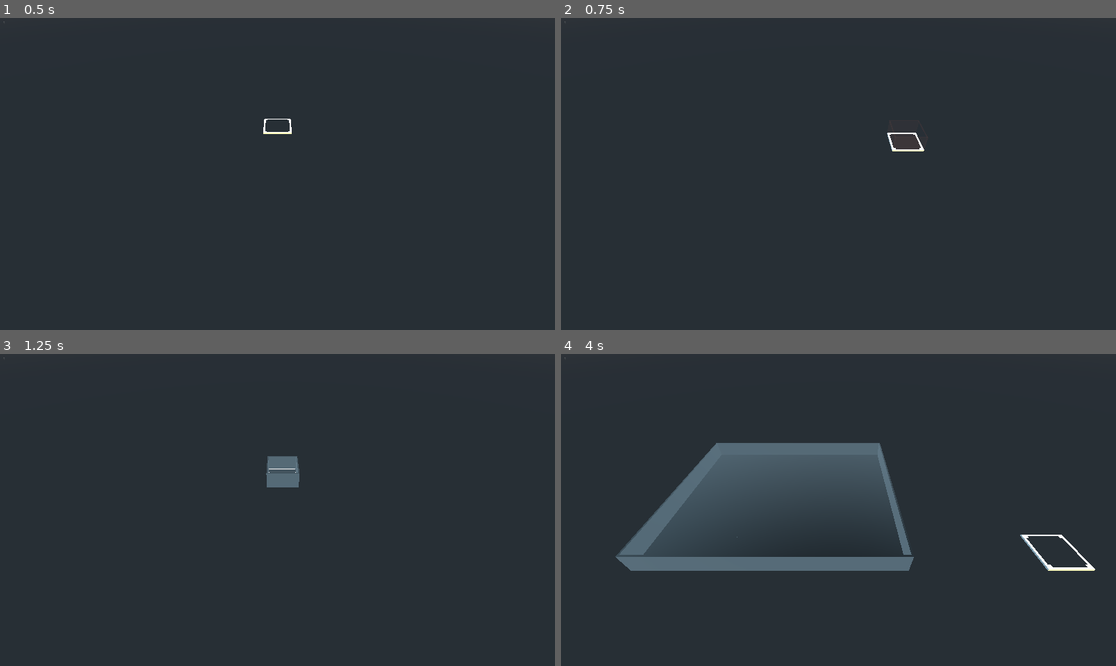
Above: before the commit, frames 1-4 (two rows, left to right).
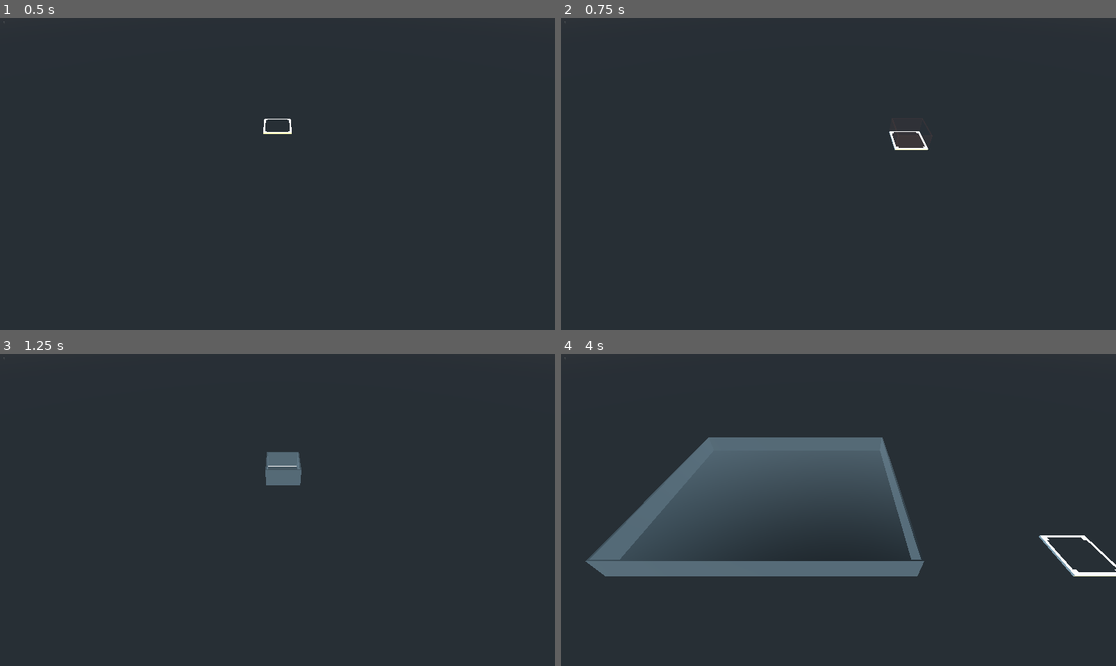
Above: after the commit, the same moments.

Repository: newnoiseworks/TowerStory
Game: Godot game, scene res://Scenes/building/building.tscn
Two runs of this game, one before a commit and one after it. Both use one fixed random seed, a clock stepped at 60 frames per second and the inputs below.
Inputs (mouse positions are in pixels of both pictures, inside the frame that each line leads up to):
- Up to frame 1 (0.5 s): no input
- Up to frame 2 (0.75 s): tap Enter at 0.5 s; move the mouse to (960, 158) at 0.52 s; hold D (move_right) from 0.53 s (still down); tap Mouse wheel up (zoom_in, bound only after the commit) at 0.6 s; click (960, 158) at 0.67 s
- Up to frame 3 (1.25 s): keep holding D (move_right); tap Mouse wheel down (zoom_out, bound only after the commit) at 0.8 s
- Up to frame 4 (4 s): release D (move_right) at 1.25 s; drag from (727, 525) to (810, 572) at 1.27 s; move the mouse to (894, 441) at 2.02 s; press the mouse at (894, 441) at 2.03 s; hold D (move_right) 2.03-2.75 s; tap Mouse wheel down (zoom_out, bound only after the commit) at 2.3, 3.8 s; release the mouse at (894, 441) at 2.75 s; drag from (810, 572) to (672, 463) at 2.77 s; move the mouse to (1005, 556) at 3.52 s; hold A (move_left) from 3.53 s (still down); tap Mouse wheel up (zoom_in, bound only after the commit) at 3.6 s; click (1005, 556) at 3.67 s

Frame 1 is identical in both runs. In frame 2, 0.2% of the frame differs, in the area x 58-67%, y 36-43%; in frame 3, 0.2%; in frame 4, 5.8%, in the area x 4-100%, y 26-72%.

Commit message:
adds zoom in / zoom out on camera

Diff:
--- a/Scenes/camera_gimbal/camera_gimbal.gd
+++ b/Scenes/camera_gimbal/camera_gimbal.gd
@@ -1,18 +1,23 @@
 extends Spatial
 
-export(float) var camera_speed = 0.135
+export(float) var camera_gimbal_speed = 0.135
 export(float) var rotate_speed = 0.035
-export(float) var camera_floor_change_speed = 0.2
+export(float) var camera_gimbal_floor_change_speed = 0.2
+export(float) var camera_zoom_speed = 0.16
+export(int) var camera_y_diff_per_floor = 1
+export(int) var camera_zoom_tick = 1
 
 const X_AXIS = Vector3(1, 0, 0)
 const Y_AXIS = Vector3(0, 1, 0)
 
 var inputter = Input
 
-onready var camera_transform = self.get_transform()
-onready var camera_y_diff_per_floor = 1
+onready var camera_gimbal_transform = self.get_transform()
 onready var target_y: int = self.get_translation().y
 onready var y_offset: int = self.get_translation().y
+onready var camera = find_node("Camera")
+onready var camera_transform = camera.get_transform()
+onready var target_zoom = camera.get_translation().z
 
 # Pass a mock input object for testing
 func _set_input(input):
@@ -23,34 +28,62 @@
 	target_y = (target_floor - 1 * camera_y_diff_per_floor) + y_offset
 
 
+func _unhandled_input(_event):
+	if inputter.is_action_just_released("zoom_in"):
+		target_zoom -= camera_zoom_tick
+
+	if inputter.is_action_just_released("zoom_out"):
+		target_zoom += camera_zoom_tick
+
+
 func _physics_process(_delta):
-	var ydiff = abs(abs(camera_transform.origin.y) - abs(target_y))
+	_physics_process_camera()
+	_physics_process_camera_gimbal()
 
-	if (camera_transform.origin.y != target_y):
+
+func _physics_process_camera():
+	var zdiff = abs(abs(camera_transform.origin.z) - abs(target_zoom))
+
+	if (camera_transform.origin.z != target_zoom):
+		if (zdiff < .1):
+			camera_transform.origin.z = target_zoom
+		else:
+			if (camera_transform.origin.z < target_zoom):
+				camera_transform.origin += camera.get_transform().basis.z * camera_zoom_speed
+			else:
+				camera_transform.origin += -camera.get_transform().basis.z * camera_zoom_speed
+
+	camera.set_transform(camera_transform)
+
+
+func _physics_process_camera_gimbal():
+	var ydiff = abs(abs(camera_gimbal_transform.origin.y) - abs(target_y))
+
+	if (camera_gimbal_transform.origin.y != target_y):
 		if (ydiff < 0.001):
-			camera_transform.origin.y = target_y
+			camera_gimbal_transform.origin.y = target_y
 		else:
-			if (camera_transform.origin.y < target_y):
-				camera_transform.origin += self.get_transform().basis.y * camera_floor_change_speed
+			if (camera_gimbal_transform.origin.y < target_y):
+				camera_gimbal_transform.origin += self.get_transform().basis.y * camera_gimbal_floor_change_speed
 			else:
-				camera_transform.origin += -self.get_transform().basis.y * camera_floor_change_speed
+				camera_gimbal_transform.origin += -self.get_transform().basis.y * camera_gimbal_floor_change_speed
 
 	if (inputter.is_action_pressed("move_forward")):
-		camera_transform.origin += -self.get_transform().basis.z * camera_speed
+		camera_gimbal_transform.origin += -self.get_transform().basis.z * camera_gimbal_speed
 
 	if (inputter.is_action_pressed("move_backward")):
-		camera_transform.origin += self.get_transform().basis.z * camera_speed
+		camera_gimbal_transform.origin += self.get_transform().basis.z * camera_gimbal_speed
 
 	if (inputter.is_action_pressed("move_left")):
-		camera_transform.origin += -self.get_transform().basis.x * camera_speed
+		camera_gimbal_transform.origin += -self.get_transform().basis.x * camera_gimbal_speed
 
 	if (inputter.is_action_pressed("move_right")):
-		camera_transform.origin += self.get_transform().basis.x * camera_speed
+		camera_gimbal_transform.origin += self.get_transform().basis.x * camera_gimbal_speed
 
 	if (inputter.is_action_pressed("rotate_left")):
-		camera_transform = camera_transform * Transform(Quat(Y_AXIS, -rotate_speed))
+		camera_gimbal_transform = camera_gimbal_transform * Transform(Quat(Y_AXIS, -rotate_speed))
 
 	if (inputter.is_action_pressed("rotate_right")):
-		camera_transform = camera_transform * Transform(Quat(Y_AXIS, rotate_speed))
+		camera_gimbal_transform = camera_gimbal_transform * Transform(Quat(Y_AXIS, rotate_speed))
 
-	self.set_transform(camera_transform)
+	self.set_transform(camera_gimbal_transform)
--- a/Scenes/camera_gimbal/test_camera_gimbal.gd
+++ b/Scenes/camera_gimbal/test_camera_gimbal.gd
@@ -3,58 +3,58 @@
 class Test__physics_process:
 	extends GutTest
 
-	var double_script
+	var camera_instance
 	var _input
 
 	func before_each():
-		var prototype_script = load("res://scenes/camera_gimbal/camera_gimbal.gd")
-		double_script = prototype_script.new()
-		add_child_autofree(double_script)
+		var prototype_script = load("res://scenes/camera_gimbal/camera_gimbal.tscn")
+		camera_instance = prototype_script.instance()
+		add_child_autofree(camera_instance)
 
 		_input = MockInput.new()
-		double_script._set_input(_input)
+		camera_instance._set_input(_input)
 
 
 	func test__move_forward():
-		var init_position_z = double_script.get_translation().z
+		var init_position_z = camera_instance.get_translation().z
 		_input.press("move_forward")
-		gut.simulate(double_script, 200, 1)
-		assert_lt(double_script.get_translation().z, init_position_z, "Can move forward")
+		gut.simulate(camera_instance, 200, 1)
+		assert_lt(camera_instance.get_translation().z, init_position_z, "Can move forward")
 
 
 	func test__move_backward():
-		var init_position_z = double_script.get_translation().z
+		var init_position_z = camera_instance.get_translation().z
 		_input.press("move_backward")
-		gut.simulate(double_script, 200, 1)
-		assert_gt(double_script.get_translation().z, init_position_z, "Can move backward")
+		gut.simulate(camera_instance, 200, 1)
+		assert_gt(camera_instance.get_translation().z, init_position_z, "Can move backward")
 
 
 	func test__move_left():
-		var init_position_x = double_script.get_translation().x
+		var init_position_x = camera_instance.get_translation().x
 		_input.press("move_left")
-		gut.simulate(double_script, 200, 1)
-		assert_lt(double_script.get_translation().x, init_position_x, "Can move left")
+		gut.simulate(camera_instance, 200, 1)
+		assert_lt(camera_instance.get_translation().x, init_position_x, "Can move left")
 
 
 	func test__move_right():
-		var init_position_x = double_script.get_translation().x
+		var init_position_x = camera_instance.get_translation().x
 		_input.press("move_right")
-		gut.simulate(double_script, 200, 1)
-		assert_gt(double_script.get_translation().x, init_position_x, "Can move right")
+		gut.simulate(camera_instance, 200, 1)
+		assert_gt(camera_instance.get_translation().x, init_position_x, "Can move right")
 
 
 	func test__rotate_left():
-		var init_rotate = double_script.get_rotation_degrees().y
+		var init_rotate = camera_instance.get_rotation_degrees().y
 		_input.press("rotate_left")
-		gut.simulate(double_script, 200, 1)
-		assert_lt(double_script.get_rotation_degrees().y, init_rotate, "Can rotate left")
+		gut.simulate(camera_instance, 200, 1)
+		assert_lt(camera_instance.get_rotation_degrees().y, init_rotate, "Can rotate left")
 
 
 	func test__rotate_right():
-		var init_rotate = double_script.get_rotation_degrees().y
+		var init_rotate = camera_instance.get_rotation_degrees().y
 		_input.press("rotate_right")
-		gut.simulate(double_script, 200, 1)
-		assert_gt(double_script.get_rotation_degrees().y, init_rotate, "Can rotate right")
+		gut.simulate(camera_instance, 200, 1)
+		assert_gt(camera_instance.get_rotation_degrees().y, init_rotate, "Can rotate right")
 
 
 
@@ -62,28 +62,64 @@
 class Test_change_floor:
 	extends GutTest
 
-	var double_script
+	var camera_instance
 
 
 	func before_each():
-		var prototype_script = load("res://scenes/camera_gimbal/camera_gimbal.gd")
-		double_script = prototype_script.new()
-		add_child_autofree(double_script)
+		var prototype_script = load("res://scenes/camera_gimbal/camera_gimbal.tscn")
+		camera_instance = prototype_script.instance()
+		add_child_autofree(camera_instance)
 
 
 	func test__move_up_a_floor():
-		var init_position_y = double_script.get_translation().y
+		var init_position_y = camera_instance.get_translation().y
 
-		double_script.change_floor(2)
-		gut.simulate(double_script, 200, 1)
+		camera_instance.change_floor(2)
+		gut.simulate(camera_instance, 200, 1)
 
-		assert_gt(double_script.get_translation().y, init_position_y, "Moves up a floor")
+		assert_gt(camera_instance.get_translation().y, init_position_y, "Moves up a floor")
 
 
 	func test__move_down_a_floor():
-		var init_position_y = double_script.get_translation().y
+		var init_position_y = camera_instance.get_translation().y
 
-		double_script.change_floor(0)
-		gut.simulate(double_script, 200, 1)
+		camera_instance.change_floor(0)
+		gut.simulate(camera_instance, 200, 1)
 
-		assert_lt(double_script.get_translation().y, init_position_y, "Moves down a floor")
+		assert_lt(camera_instance.get_translation().y, init_position_y, "Moves down a floor")
+
+
+class Test__unhandled_input:
+	extends GutTest
+
+	var camera_instance
+	var input
+
+	func before_each():
+		var prototype_script = load("res://scenes/camera_gimbal/camera_gimbal.tscn")
+		camera_instance = prototype_script.instance()
+		add_child_autofree(camera_instance)
+		input = MockInput.new()
+		camera_instance._set_input(input)
+
+
+	func test__zoom_in():
+		var camera = camera_instance.find_node("Camera")
+		var init_position_z = camera.get_translation().z
+
+		input.release("zoom_in")
+		camera_instance._unhandled_input(input)
+		gut.simulate(camera_instance, 200, 10)
+
+		assert_lt(camera.get_translation().z, init_position_z)
+
+
+	func test__zoom_out():
+		var camera = camera_instance.camera
+		var init_position_z = camera.get_translation().z
+
+		input.release("zoom_out")
+		camera_instance._unhandled_input(input)
+		gut.simulate(camera_instance, 200, 10)
+
+		assert_gt(camera.get_translation().z, init_position_z)
--- a/project.godot
+++ b/project.godot
@@ -125,6 +125,16 @@
 "events": [ Object(InputEventMouseButton,"resource_local_to_scene":false,"resource_name":"","device":0,"alt":false,"shi …(212 unchanged characters)…
  ]
 }
+zoom_in={
+"deadzone": 0.5,
+"events": [ Object(InputEventMouseButton,"resource_local_to_scene":false,"resource_name":"","device":0,"alt":false,"shift":false,"control":false,"meta":false,"command":false,"button_mask":0,"position":Vector2( 0, 0 ),"global_position":Vector2( 0, 0 ),"factor":1.0,"button_index":4,"pressed":false,"doubleclick":false,"script":null)
+ ]
+}
+zoom_out={
+"deadzone": 0.5,
+"events": [ Object(InputEventMouseButton,"resource_local_to_scene":false,"resource_name":"","device":0,"alt":false,"shift":false,"control":false,"meta":false,"command":false,"button_mask":0,"position":Vector2( 0, 0 ),"global_position":Vector2( 0, 0 ),"factor":1.0,"button_index":5,"pressed":false,"doubleclick":false,"script":null)
+ ]
+}
 
 [physics]
 
